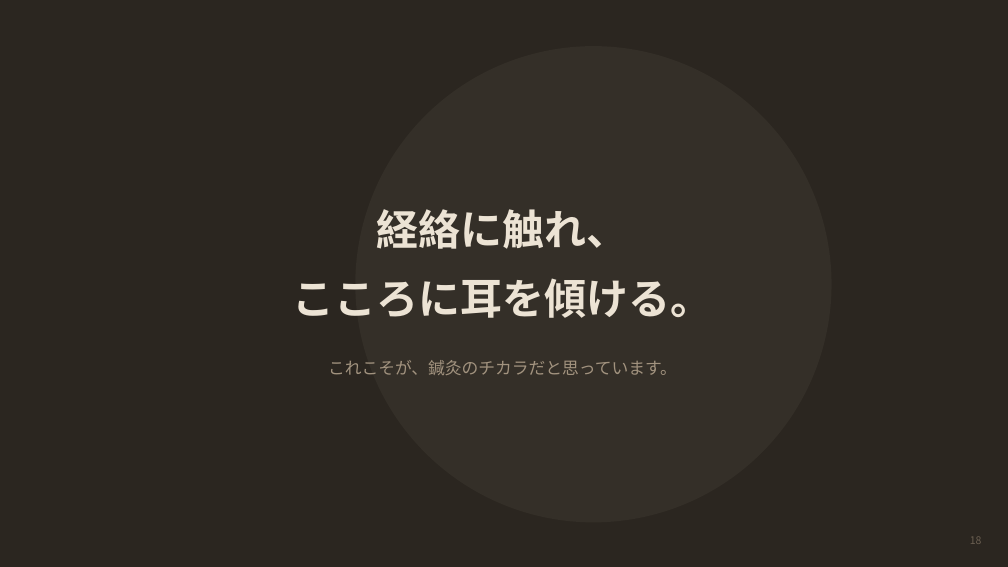
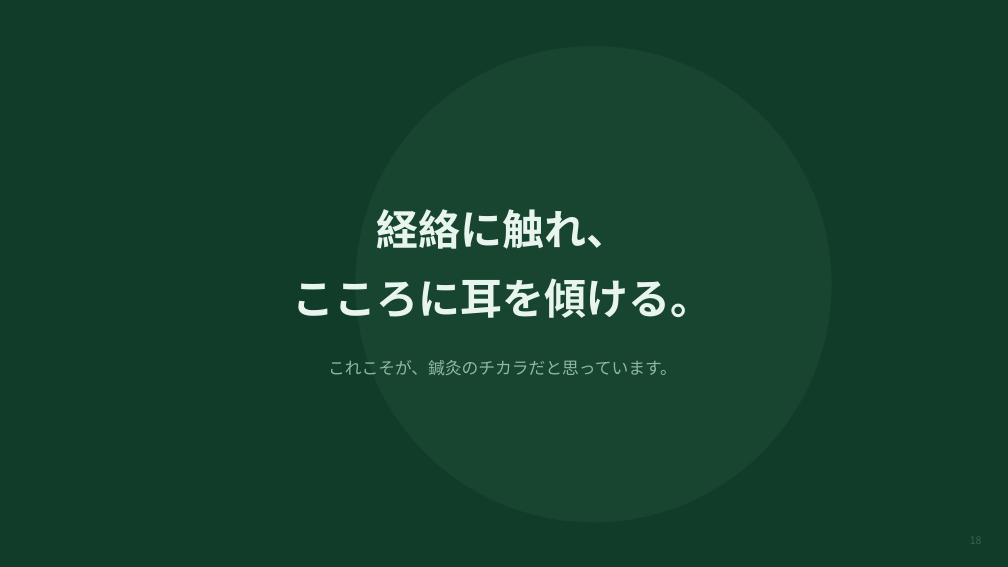
Before and after one commit to mananyon/manayonekura, a slide deck: slide 18 of docs/slides/APNET-keicho-60min.pptx. Drawn at 1008x567 pixels with LibreOffice and Linux fonts; fonts in the diff are those of the drawing. Boxes give left, top, right and bottom in pixels: in the first picture for what was removed or moved away, otherwise in the second. Text is boxed around its words. In the diff, an @@ line names an element or a change of style, - is before the commit and + after.

```diff
--- a/docs/slides/APNET-keicho-60min.pptx
+++ b/docs/slides/APNET-keicho-60min.pptx
@@ background #2B2620 to #123C2A @@
@@ ellipse at <box>355,46,832,523</box>: fill #342F28 to #18452F @@
@@ text "経絡に触れ、" at <box>293,209,713,318</box>: text colour #ECE3D4 to #E8F5EE @@
@@ text "これこそが、鍼灸のチカラだと思っています。" at <box>328,360,677,375</box>: text colour #A2937F to #8FB8A2 @@
@@ text "18" at <box>970,533,982,548</box>: text colour #6B5F51 to #3A6450 @@
```
Also in this commit, not shown: 62 other slides changed, 2 other files.
